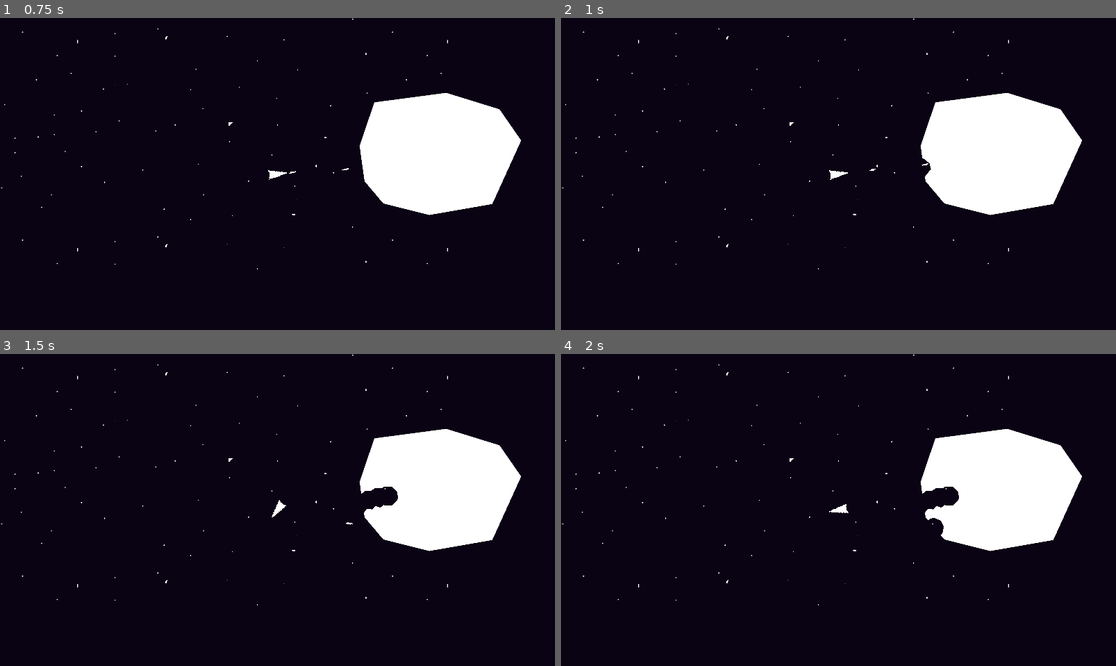
Above: before the commit, frames 1-4 (two rows, left to right).
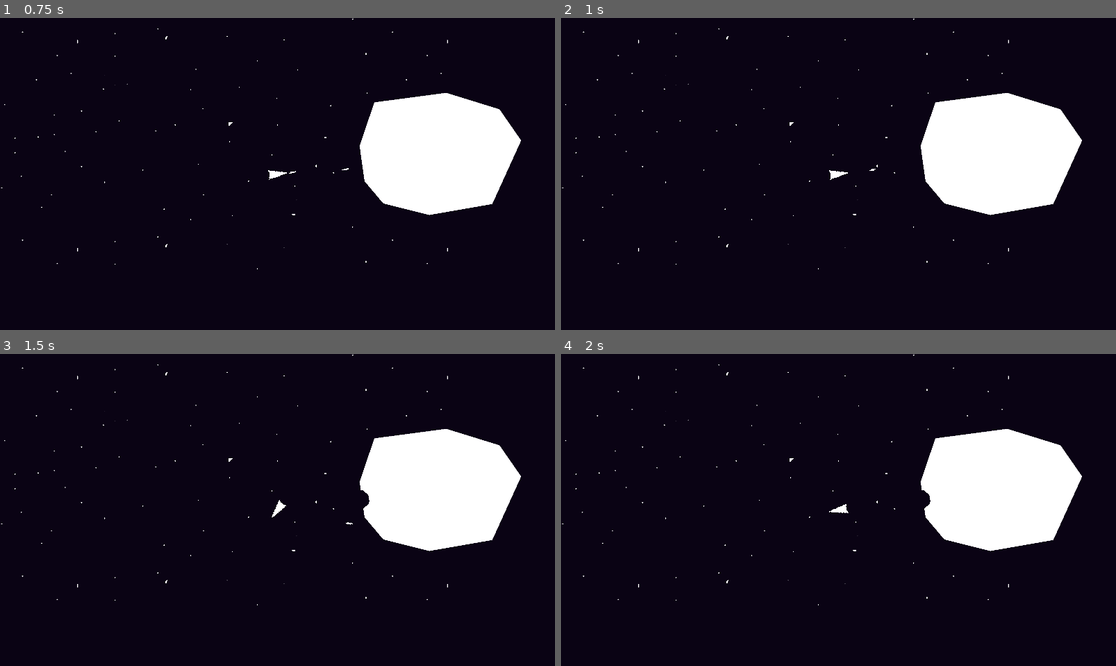
Above: after the commit, the same moments.

Repository: BloopHD/IntoTheVoid
Game: Godot game, scene res://scenes/world/world.tscn
Two runs of this game, one before a commit and one after it. Both use one fixed random seed, a clock stepped at 60 frames per second and the inputs below.
Inputs (mouse positions are in pixels of both pictures, inside the frame that each line leads up to):
- Up to frame 1 (0.75 s): move the mouse to (399, 158) at 0.52 s; hold D (right) from 0.53 s (still down); hold Space (fire_laser) from 0.53 s (still down)
- Up to frame 2 (1 s): keep holding D (right); keep holding Space (fire_laser)
- Up to frame 3 (1.5 s): move the mouse to (166, 525) at 1.27 s; release D (right) at 1.28 s; release Space (fire_laser) at 1.28 s; hold S (down) from 1.28 s (still down); click (166, 525) at 1.35 s
- Up to frame 4 (2 s): keep holding S (down)

Frame 1 is identical in both runs. In frame 2, less than 0.1% of the frame differs, in the area x 64-67%, y 44-51%; in frame 3, 0.3%; in frame 4, 0.4%, in the area x 64-72%, y 42-59%.
Error after the commit: Out of bounds get index '0' (on base: 'Array[PackedVector2Array]') (res://scenes/asteroid/asteroid.gd:106)

Commit message:
Working on splinter
splinter

Diff:
--- /dev/null
+++ b/Test.gd
@@ -0,0 +1,9 @@
+extends Node2D
+
+func _ready():
+	var arr = [1,2,3,4,5]
+
+	arr.remove_at(3)
+
+	for i in arr.size():
+		print(arr[i])
--- a/scenes/asteroid/asteroid.gd
+++ b/scenes/asteroid/asteroid.gd
@@ -92,14 +92,24 @@
 	# destruction_area.position = transform.basis_xform_inv(destruction_area.global_position - global_position)
 	var new_asteroids: Array[PackedVector2Array] = Geometry2D.clip_polygons($Polygon2D.polygon, explosion)
 
+	var splinter_array
 
 	for i in new_asteroids.size():
 		for j in new_asteroids[i]:
 			for k in explosion:
 				if j == k:
 					print("match: ", j, " ", k)
-					if (randf() > 0.5):
-						splinter(j, new_asteroids[i][randi_range(0, new_asteroids[i].size() - 1)])
+
+
+
+					if (randf() > 0):
+						splinter_array = splinter(j, new_asteroids[i][randi_range(0, new_asteroids[i].size() - 1)])
+						var new_new_asteroids = Geometry2D.clip_polygons(new_asteroids[i], splinter_array)
+
+						new_asteroids.remove_at(i)
+						new_asteroids.append(new_new_asteroids)
+
+
 
 
 
@@ -166,9 +176,20 @@
 	return explosion_points
 
 
-func splinter(splinter_start, splinter_finish):
-
-	pass
+func splinter(splinter_start: Vector2, splinter_finish: Vector2):
+
+	var splinter_poly: Polygon2D = Polygon2D.new()
+
+	var length = splinter_start - splinter_finish
+
+	var point_1 = length * 0.33
+	var point_2 = length * 0.66
+
+	var splinter_array: PackedVector2Array = [splinter_start, point_1, splinter_finish, point_2]
+
+	return splinter_array
+
+
 
 
 
--- /dev/null
+++ b/scenes/tests/test.tscn
@@ -0,0 +1,6 @@
+[gd_scene load_steps=2 format=3 uid="uid://cisr6ij1yq15c"]
+
+[ext_resource type="Script" path="res://Test.gd" id="1_aof1y"]
+
+[node name="Node2D" type="Node2D"]
+script = ExtResource("1_aof1y")
